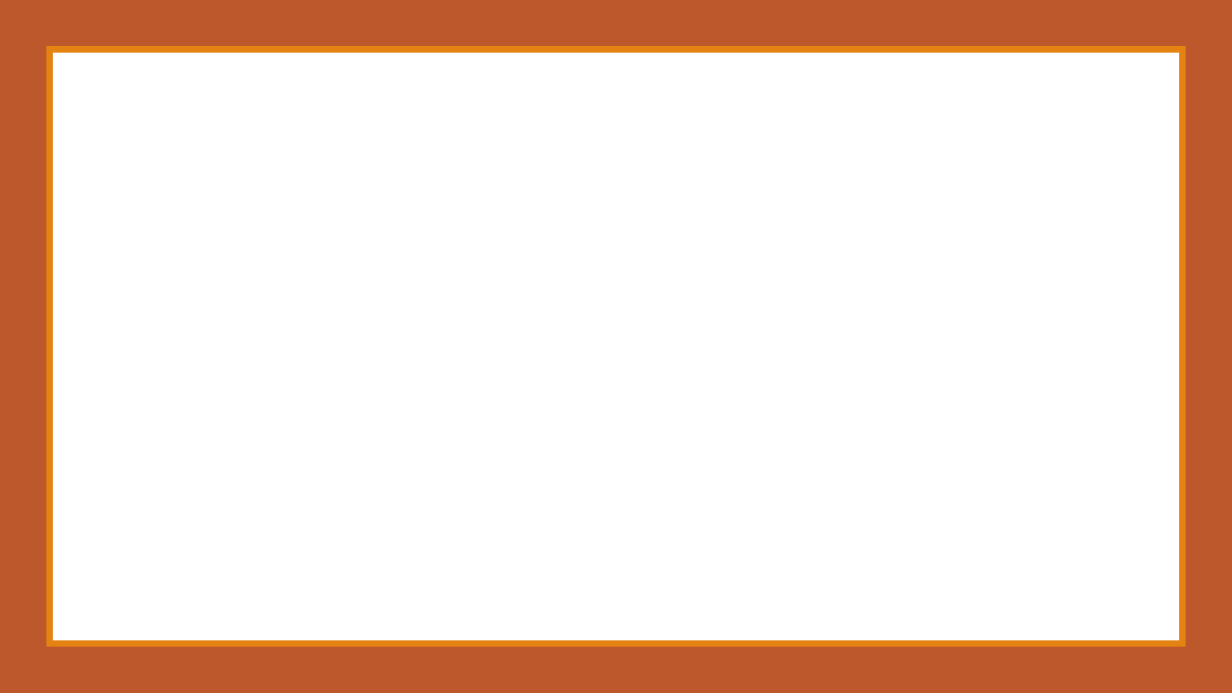
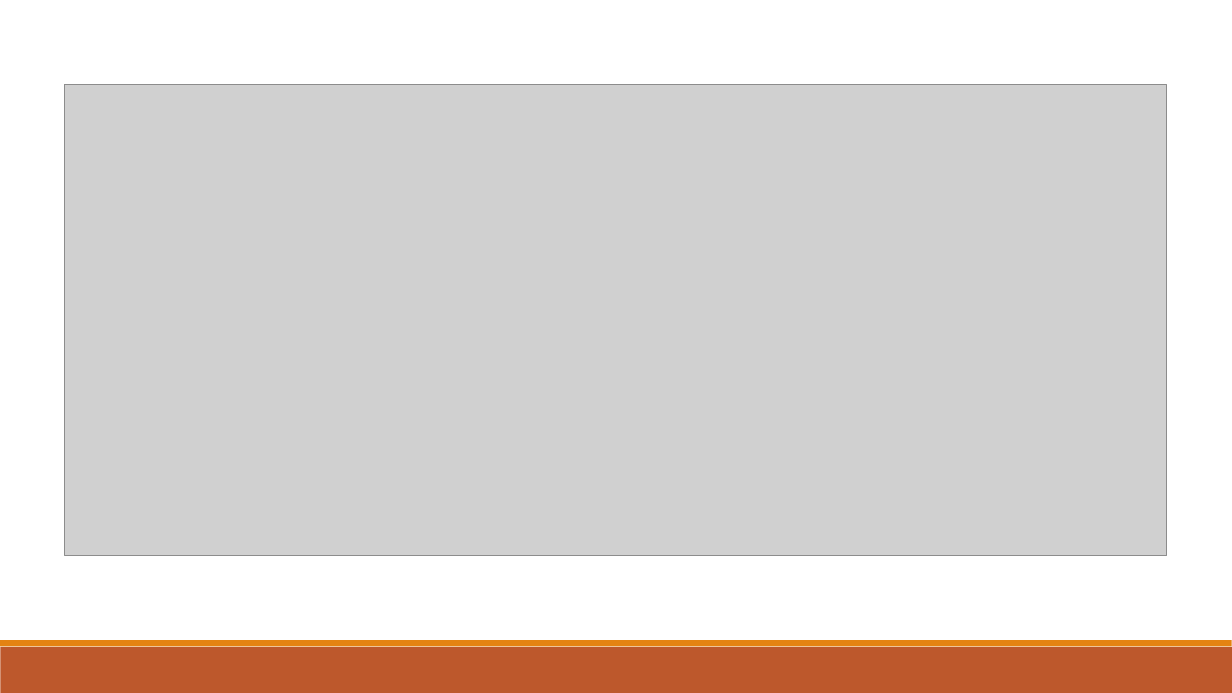
Before and after one commit to setu-comp-sci-2025/computer-systems-networks, a slide deck: slide 19 of admin/Jan2026_IntroPresentation.pptx. Drawn at 1232x693 pixels with LibreOffice and Linux fonts; fonts in the diff are those of the drawing; grey boxes stand for pictures; background and template pictures are left out. Boxes give left, top, right and bottom in pixels: in the first picture for what was removed or moved away, otherwise in the second. Text is boxed around its words. In the diff, an @@ line names an element or a change of style, - is before the commit and + after.

```diff
--- a/admin/Jan2026_IntroPresentation.pptx
+++ b/admin/Jan2026_IntroPresentation.pptx
@@ rectangle removed at (0,0,1232,693) @@
@@ rectangle removed at (46,46,1186,647) @@
@@ rectangle removed at (53,53,1179,640) @@
@@ picture added at (65,85,1167,556) @@
```
Also in this commit, not shown: 1 other slide changed, 1 other file.
